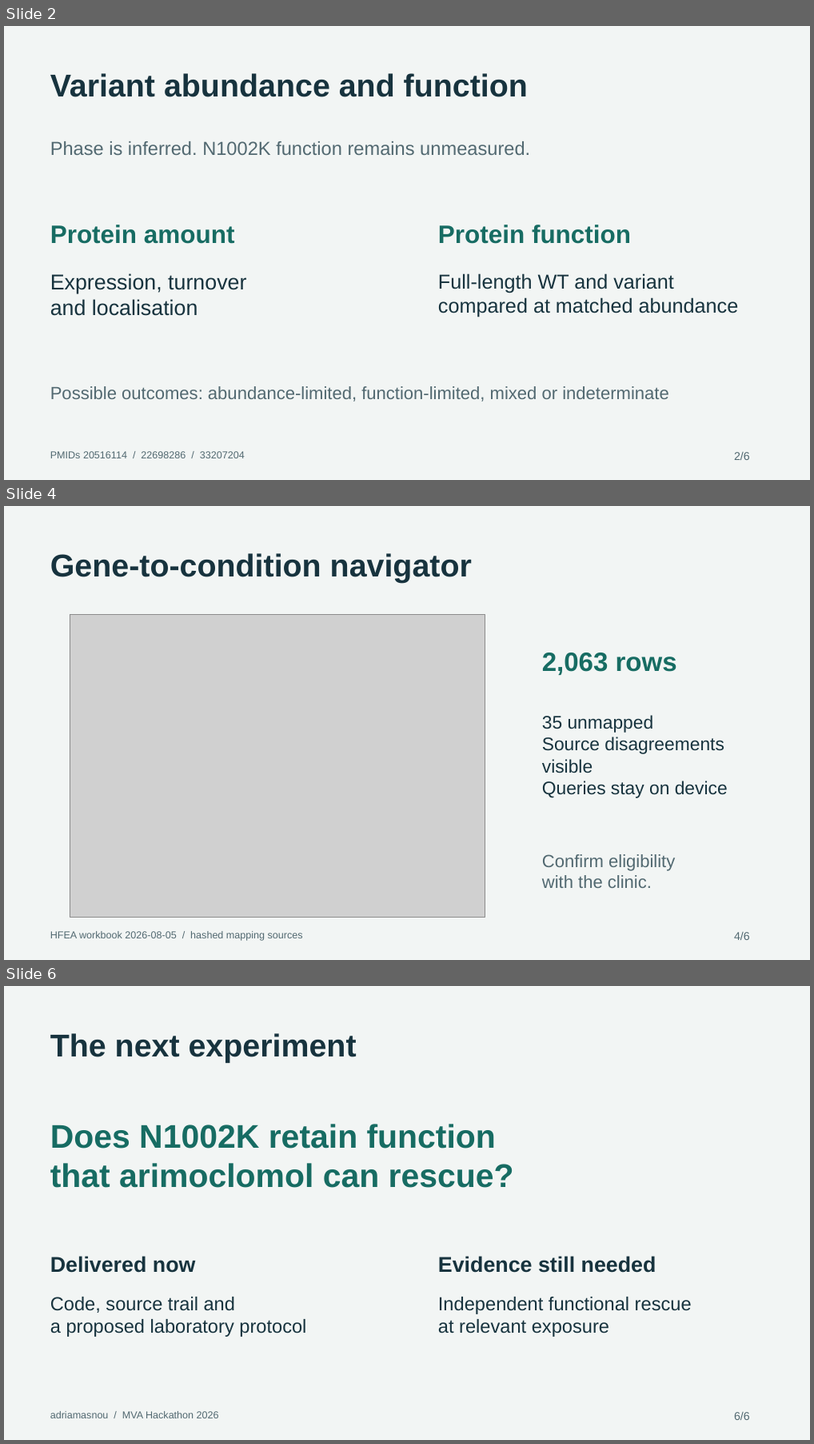
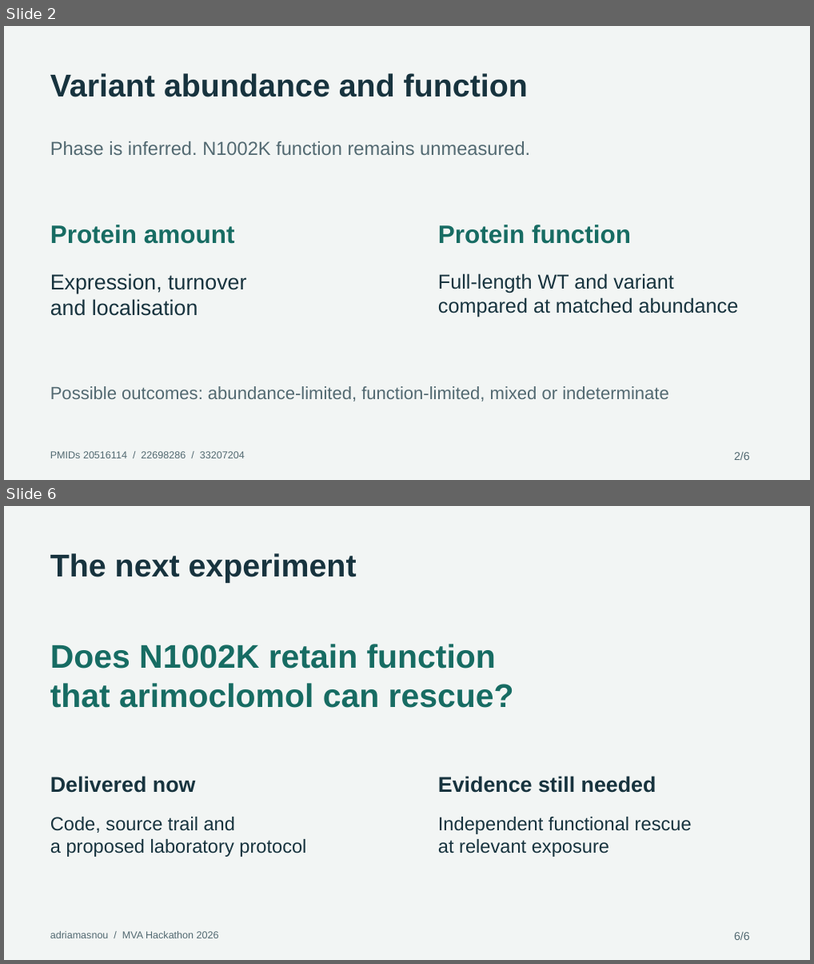
Before and after one commit to adriamasnou/mva-hackathon-2026-track1, a slide deck: submissions/pitch/pitch-editable.pptx. Shown one above the other, each under a label of ours: slides 2, 4 and 6 before the commit, slides 2 and 6 after it; the slides between them are not shown. The pictures are 814x1444 and 814x964 pixels, drawn with LibreOffice and Linux fonts; fonts in the diff are those of the drawing; grey boxes stand for pictures. Boxes give left, top, right and bottom in pixels: in the first picture for what was removed or moved away, otherwise in the second. Text is boxed around its words. In the diff, an @@ line names an element or a change of style, - is before the commit and + after.

Commit message:
Refresh three-minute pitch with reviewed source roles and decision prototype

```diff
--- a/submissions/pitch/pitch-editable.pptx
+++ b/submissions/pitch/pitch-editable.pptx
@@ slide 4 removed at [4,506,810,960], background #F2F5F4 @@
@@ text removed at [50,553,472,583] @@
-Gene-to-condition navigator
@@ picture removed at [70,614,486,916] @@
@@ text removed at [542,652,678,675] @@
-2,063 rows
@@ text removed at [542,715,728,798] @@
-35 unmapped
-Source disagreements visible
-Queries stay on device
@@ text removed at [542,854,675,888] @@
-Confirm eligibility
-with the clinic.
@@ text removed at [50,931,303,940] @@
-HFEA workbook 2026-08-05 / hashed mapping sources
@@ text removed at [734,932,750,940] @@
-4/6
```
Also in this commit, not shown: 3 slides added, 2 other slides removed, 9 other files.
